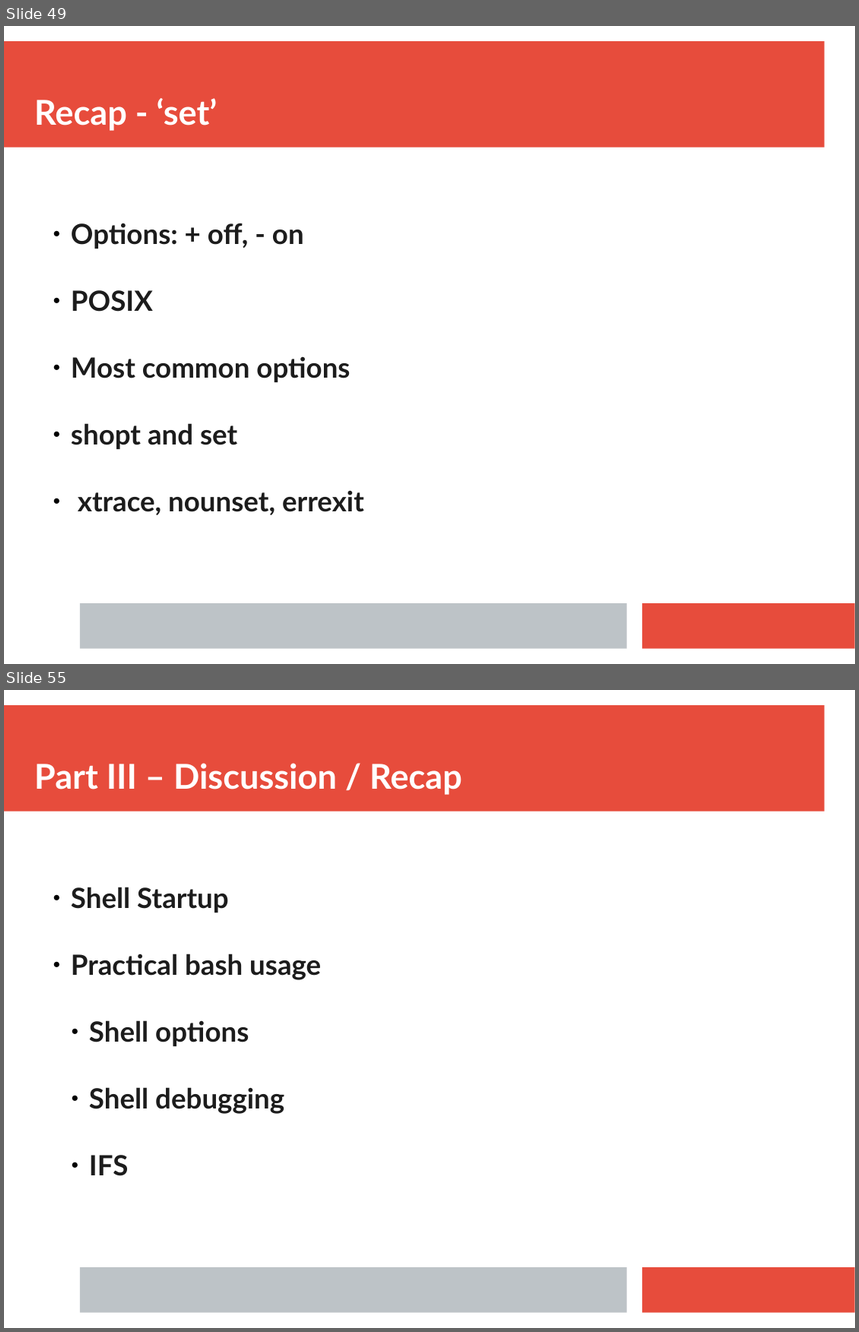
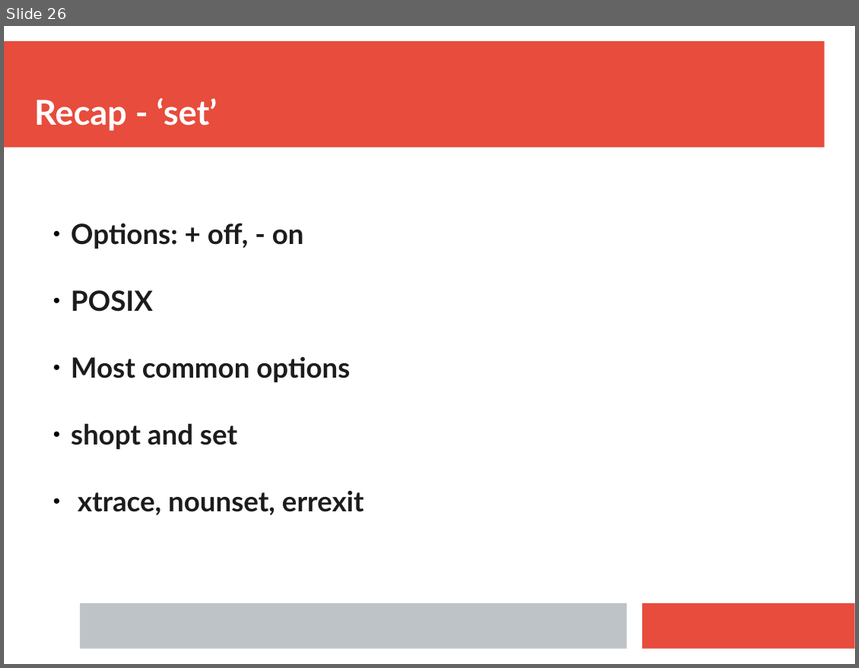
Before and after one commit to ianmiell/bash-next-steps, a slide deck: slides/bash_next_steps.pptx. Shown one above the other, each under a label of ours: slides 49 and 55 before the commit, slide 26 after it; the slides between them are not shown. The pictures are 859x1332 and 859x668 pixels, drawn with LibreOffice and Linux fonts; fonts in the diff are those of the drawing. Boxes give left, top, right and bottom in pixels: in the first picture for what was removed or moved away, otherwise in the second. Text is boxed around its words. In the diff, an @@ line names an element or a change of style, - is before the commit and + after.

```diff
--- a/slides/bash_next_steps.pptx
+++ b/slides/bash_next_steps.pptx
@@ slide 55 removed at [4,690,855,1328], background #FFFFFF; not listed: 3 template elements that a slide beside it also shows @@
@@ text removed at [34,763,462,795] @@
-Part III – Discussion / Recap
@@ text removed at [71,887,321,1176] @@
-  ● Shell Startup
-  ● Practical bash usage
-    ● Shell options
-    ● Shell debugging
-    ● IFS
@@ what was slide 49 is now slide 26 @@
```
Also in this commit, not shown: 3 slides changed, 2 slides added, 39 other slides removed, 1 other file.
